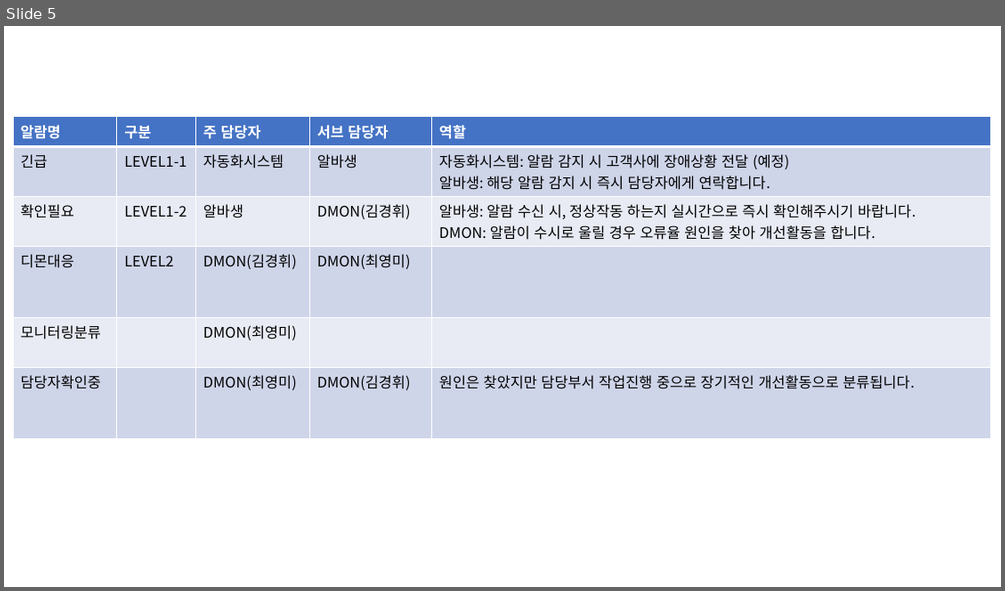
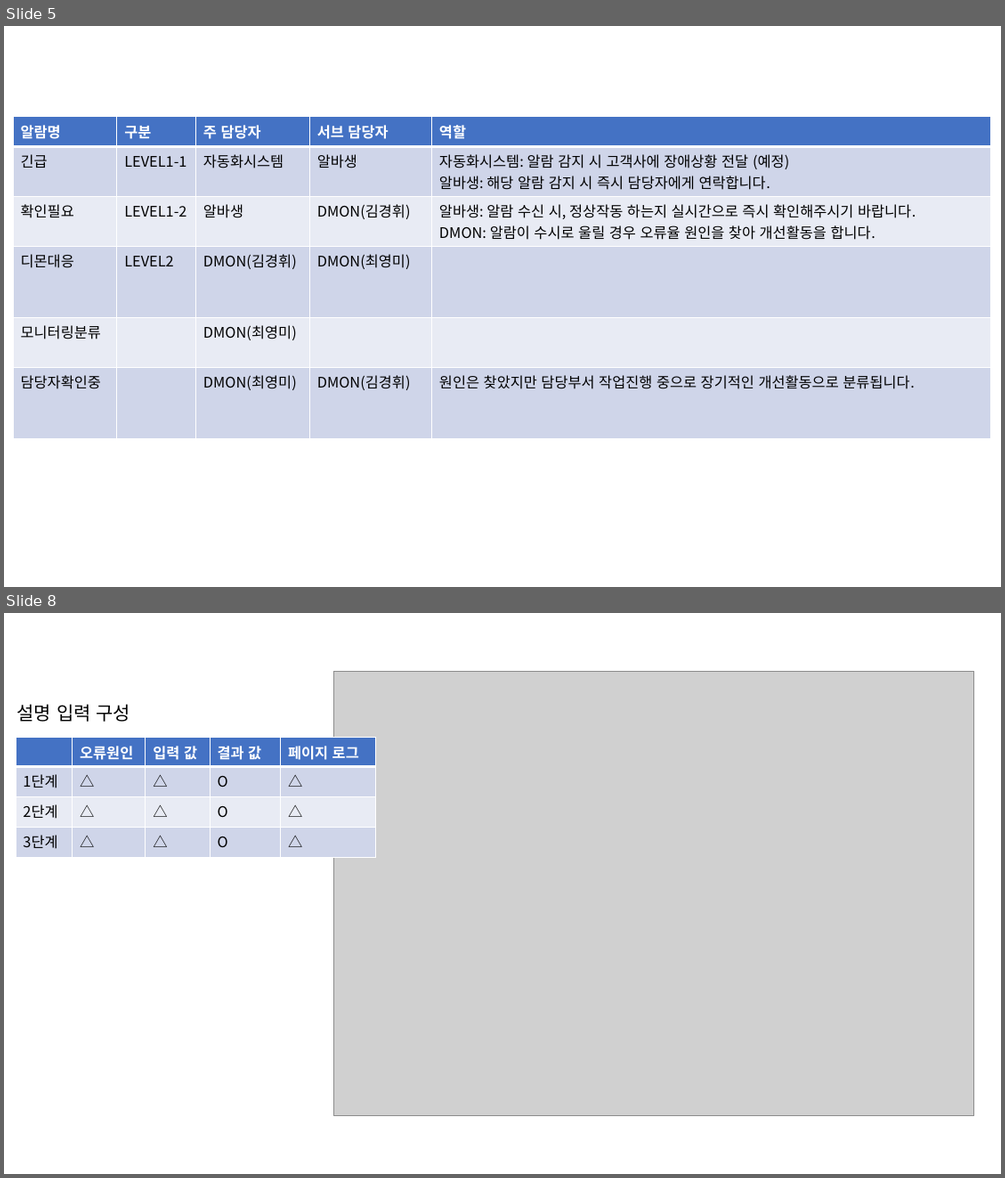
Before and after one commit to kwicmanual/kwicmanual.github.io, a slide deck: 매뉴얼.pptx. Shown one above the other, each under a label of ours: slide 5 before the commit, slides 5 and 8 after it; the slides between them are not shown. The pictures are 1005x591 and 1005x1178 pixels, drawn with LibreOffice and Linux fonts; fonts in the diff are those of the drawing; grey boxes stand for pictures. Boxes give left, top, right and bottom in pixels: in the first picture for what was removed or moved away, otherwise in the second. Text is boxed around its words. In the diff, an @@ line names an element or a change of style, - is before the commit and + after.

```diff
--- a/매뉴얼.pptx
+++ b/매뉴얼.pptx
@@ slide 8 added at [4,613,1001,1174], background #FFFFFF @@
@@ picture added at [334,672,974,1115] @@
@@ text added at [17,704,131,722], 18 pt, text #000000 @@
+설명 입력 구성
@@ table added at [16,738,376,854], 4 rows, 5 columns @@
+ | 오류원인 | 입력 값 | 결과 값 | 페이지 로그
+1단계 | △ | △ | O | △
+2단계 | △ | △ | O | △
+3단계 | △ | △ | O | △
```
Also in this commit, not shown: 2 other slides added, 5 other files.
